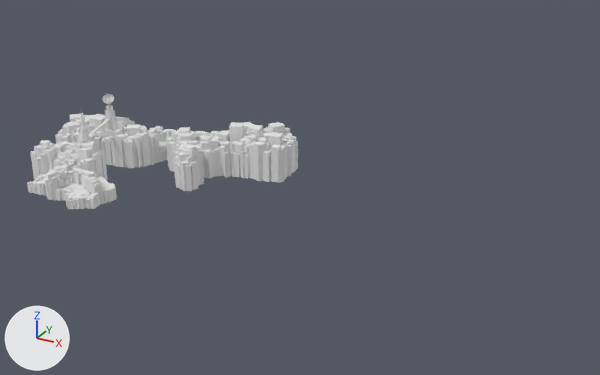
A saved change to the glTF model env/map_main.glb.
Camera for both pictures: a 50 mm camera at (9.71, -19.95, 9.2) aimed at (-0.94, -0.59, -0.48). Lighting does not change. The marker at lower left points along +X, +Y and +Z. Vertices at the same position are counted once.

Names of what the first picture shows: 'bridge', 'si-coast', 'si_hills', 'si_mountain'.
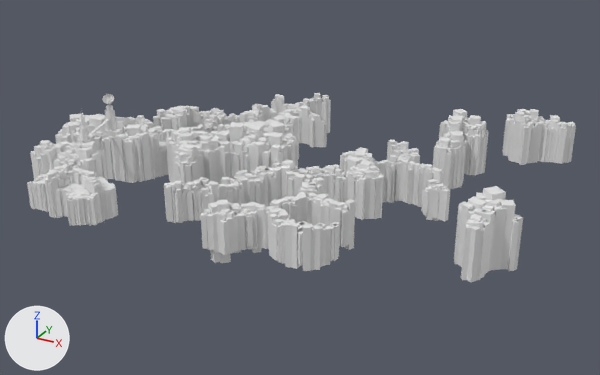
The edits, one by one:
me_cube_001 has 608 vertices, 760 faces and spans x -6.9..-4.33, y -5.68..-1.41, z 0.04..0.43.
me_cube_001 is used by ob_si_coast; location (0.0, 0.0, -0.08).
me_cube_001 part 1: all 256 vertices in x -6.9..-4.33, y -5.68..-4.04, z 0.07..0.08 are moved by (0.0, 0.0, -0.47).
me_cube_001 part 2: all 48 vertices in x -5.09..-4.34, y -1.89..-1.41, z 0.04..0.09 are moved by (0.0, 0.0, -0.47).
me_cube_002 is used by ob_si_hills; location (0.0, 0.0, -0.08).
me_cube_002 had 1568 vertices, 1960 faces and spanned x -6.73..-3.75, y -5.46..-0.62, z 0.05..0.83.
me_cube_002 now has 10900 vertices, 13642 faces and spans x -7.34..3.53, y -5.46..4.22, z -0.83..0.94.
me_cube_002 part 3: 5532 vertices added at x -3.08..3.53, y -5.07..1.47, z -0.83..0.9.
me_cube_002 part 4: 328 vertices removed from x -5.93..-3.75, y -1.86..-0.62, z 0.05; 3928 vertices added at x -7.34..-1.83, y -1.86..4.22, z -0.45..0.94.
me_cube_002 part 5: 456 vertices removed from x -6.73..-4.46, y -5.46..-4.06, z 0.07; 456 vertices added at x -6.73..-4.46, y -5.46..-4.06, z -0.45.
me_cube_007 is used by ob_si_mountain; location (0.0, 0.0, -0.08).
me_cube_007 had 4328 vertices, 5410 faces and spanned x -7.96..-1.04, y -4.7..0.4, z 0.04..1.39.
me_cube_007 now has 7152 vertices, 8940 faces and spans x -7.96..5.87, y -4.7..5.47, z -0.41..1.42.
me_cube_007 part 6: the loose piece of 8 vertices spanning x -1.47..-1.3, y -1.1..-0.93, z 0.05..0.75 is copied, and the copy is scaled about its middle by (-2.01, 2.01, 2.03), then moved by (2.4, -0.04, -0.09); it spans x 0.84..1.18, y -1.23..-0.89, z -0.41..1.02.
me_cube_007 part 7: the loose piece of 8 vertices spanning x -1.29..-1.1, y -1.3..-1.1, z 0.05..0.96 is copied, and the copy is scaled about its middle by (-0.672, 0.672, 1.21), then moved by (2.58, -0.38, -0.36); it spans x 1.32..1.46, y -1.64..-1.51, z -0.41..0.69.
me_cube_007 part 8: the loose piece of 8 vertices spanning x -1.3..-1.04, y -1.4..-1.15, z 0.05..1.04 is copied, and the copy is scaled about its middle by (-0.437, 0.437, 1.07), then moved by (2.5, -0.27, -0.42); it spans x 1.26..1.38, y -1.6..-1.49, z -0.41..0.65.
me_cube_007 part 9: the loose piece of 8 vertices spanning x -1.3..-1.04, y -1.4..-1.15, z 0.05..1.04 is copied, and the copy is scaled about its middle by (-0.593, 0.593, 1.14), then moved by (2.36, -0.2, -0.39); it spans x 1.11..1.26, y -1.55..-1.4, z -0.41..0.72.
me_cube_007 part 10: the loose piece of 8 vertices spanning x -1.3..-1.04, y -1.4..-1.15, z 0.05..1.04 is copied, and the copy is scaled about its middle by (-0.636, 0.636, 1.16), then moved by (2.22, -0.08, -0.38); it spans x 0.96..1.12, y -1.44..-1.27, z -0.41..0.73.
me_cube_007 part 11: the loose piece of 8 vertices spanning x -1.32..-1.13, y -1.16..-0.97, z 0.05..1.0 is copied, and the copy is scaled about its middle by (-1.46, 1.46, 1.5), then moved by (2.58, -0.07, -0.22); it spans x 1.23..1.49, y -1.28..-1.01, z -0.41..1.02.
me_cube_007 part 12: the loose piece of 8 vertices spanning x -1.3..-1.04, y -1.4..-1.15, z 0.05..1.04 is copied, and the copy is scaled about its middle by (-1.05, 1.05, 1.33), then moved by (2.58, -0.05, -0.3); it spans x 1.27..1.54, y -1.46..-1.19, z -0.41..0.9.
me_cube_007 part 13: 2129 vertices removed from x -7.96..-1.04, y -4.7..0.4, z 0.04..0.05; 2441 vertices added at x -7.96..1.94, y -4.7..0.4, z -0.41..1.09.
me_cube_007 part 14: 1968 vertices added at x 1.81..5.48, y 1.19..5.47, z -0.41..1.34.
me_cube_007 part 15: 408 vertices added at x 4.41..5.87, y -3.45..-1.77, z -0.41..1.42.

Boxes [x1, y1, x2, y2] around the edits, measured in the pictures (600 x 375 px; the box of a moved part takes in the faces that stretch with it):
'si_mountain', reshaped (103% wider, 120% taller): before [30, 113, 298, 191]; after [30, 109, 576, 282]
'si_hills', reshaped: before [45, 126, 179, 204]; after [45, 93, 450, 271]
'si-coast', reshaped (28% taller): before [27, 149, 168, 209]; after [27, 149, 169, 226]
part 1 of me_cube_001, moved or reshaped: before [28, 189, 117, 209]; after [28, 189, 118, 226]
part 2 of me_cube_001, moved or reshaped: before [158, 150, 168, 162]; after [158, 150, 169, 177]
part 3 of me_cube_002, added: after [164, 140, 450, 271]
part 4 of me_cube_002, built on: before [149, 127, 176, 142]; after [127, 93, 331, 159]
part 5 of me_cube_002, moved or reshaped: before [45, 157, 103, 204]; after [45, 157, 105, 223]
part 6 of me_cube_007, added: after [348, 157, 362, 172]
part 7 of me_cube_007, added: after [356, 179, 359, 218]
part 8 of me_cube_007, added: after [355, 180, 358, 217]
part 9 of me_cube_007, added: after [351, 175, 356, 201]
part 10 of me_cube_007, added: after [347, 173, 353, 200]
part 11 of me_cube_007, added: after [359, 160, 373, 169]
part 12 of me_cube_007, added: after [359, 168, 368, 176]
part 13 of me_cube_007, moved or reshaped: before [30, 118, 298, 191]; after [30, 118, 383, 220]
part 14 of me_cube_007, added: after [433, 109, 576, 189]
part 15 of me_cube_007, added: after [454, 186, 523, 282]
